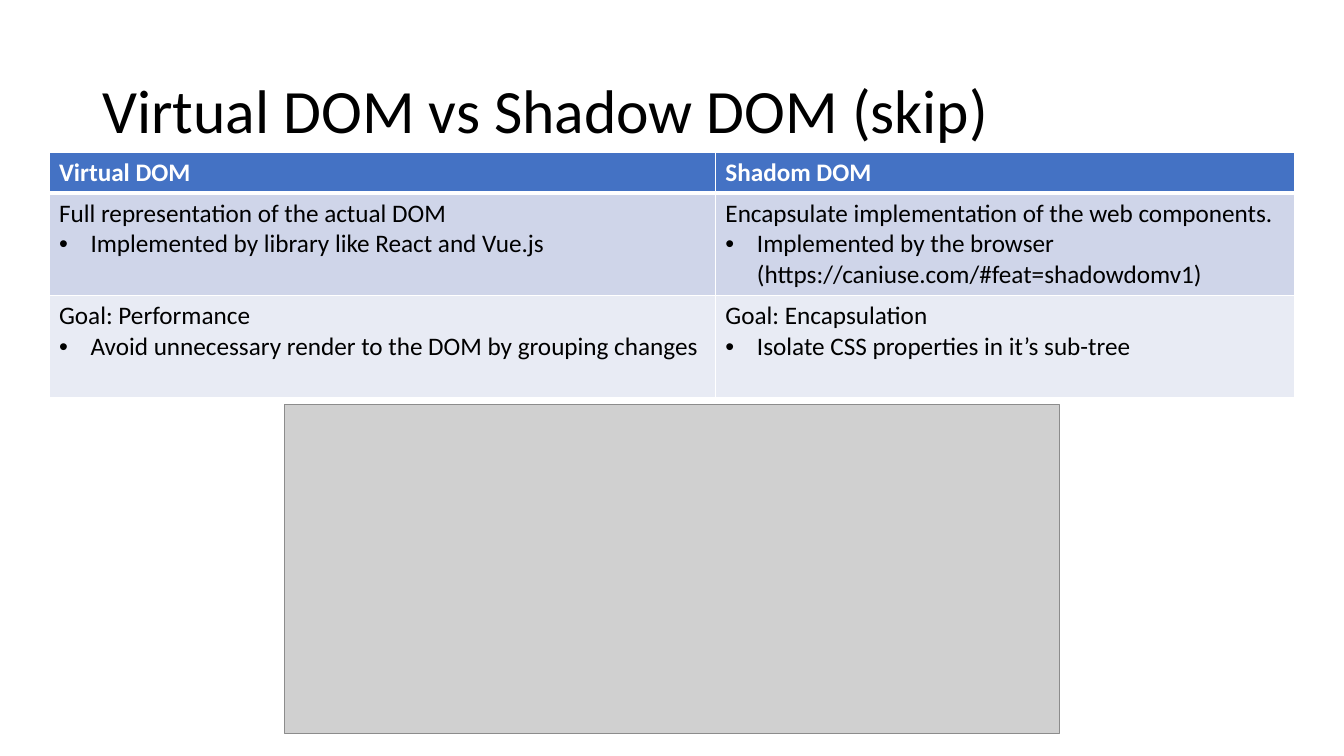
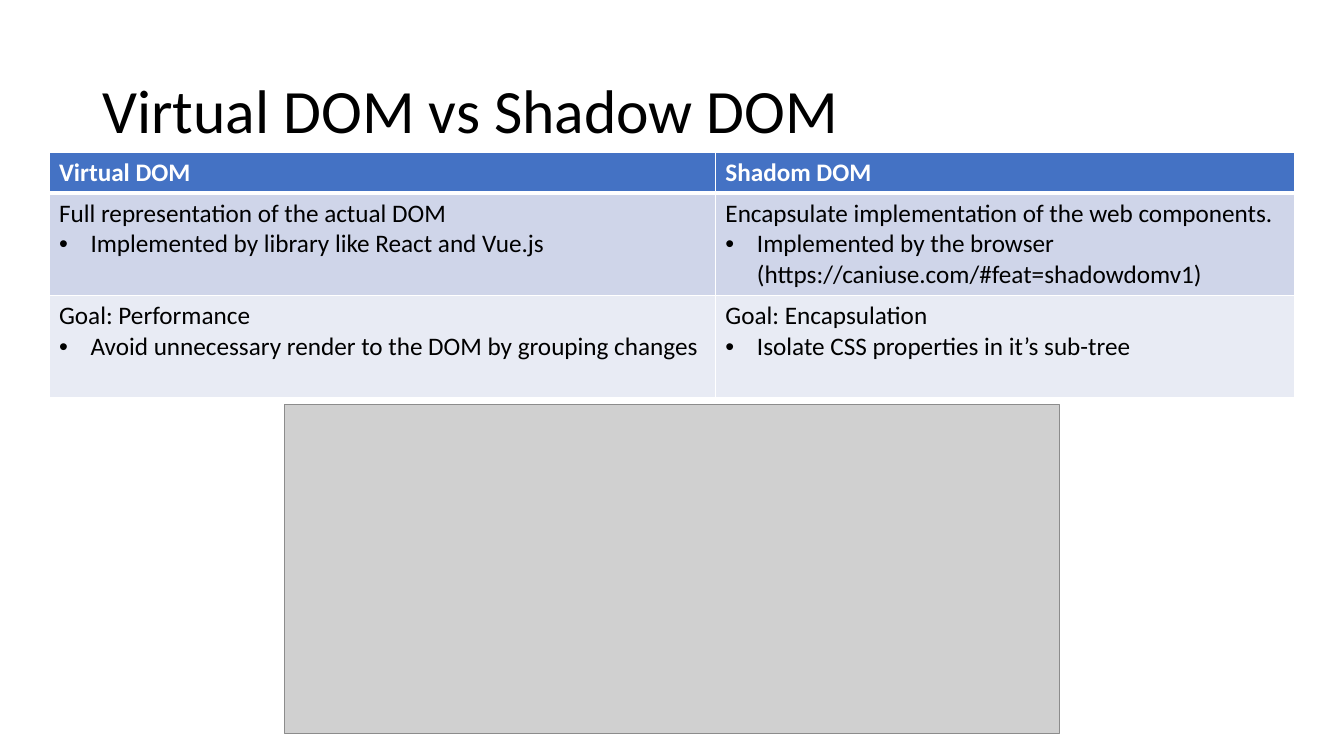
Before and after one commit to samuelgaudreau/formation-front-end-3, a slide deck: slide 13 of part-2/React-Perfo.pptx (slide 17 before the commit). Drawn at 1344x756 pixels with LibreOffice and Linux fonts; fonts in the diff are those of the drawing; grey boxes stand for pictures. Boxes give left, top, right and bottom in pixels: in the first picture for what was removed or moved away, otherwise in the second. Text is boxed around its words. In the diff, an @@ line names an element or a change of style, - is before the commit and + after.

```diff
--- a/part-2/React-Perfo.pptx
+++ b/part-2/React-Perfo.pptx
@@ title at [102,90,838,134]: text changed @@
-Virtual DOM vs Shadow DOM (skip)
+Virtual DOM vs Shadow DOM
```
Also in this commit, not shown: 13 other slides changed, 4 slides added, 1 slide removed.
